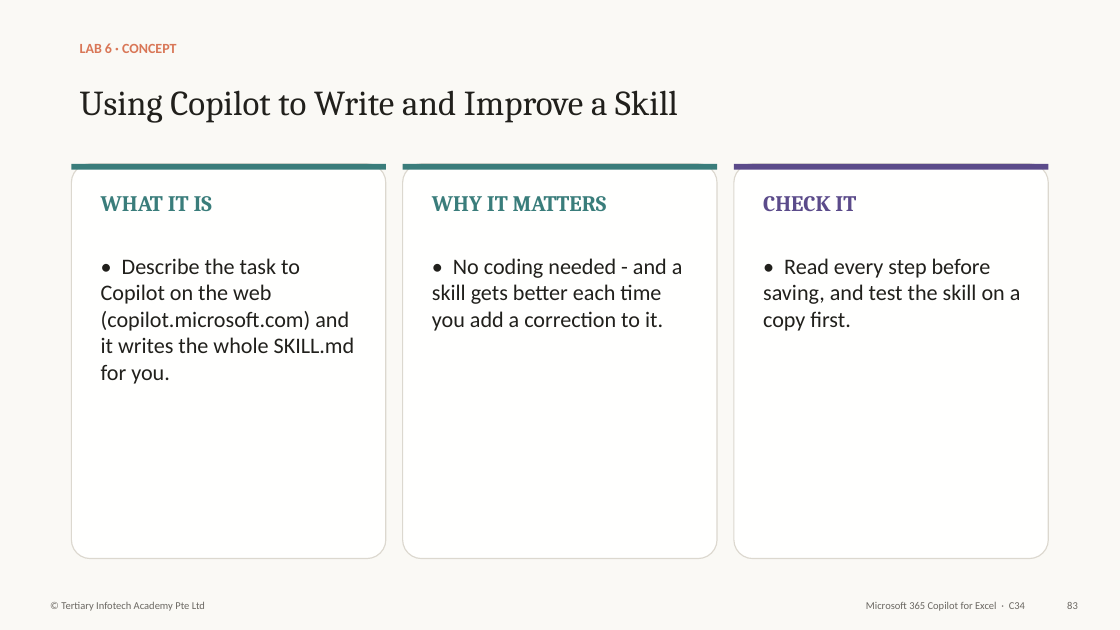
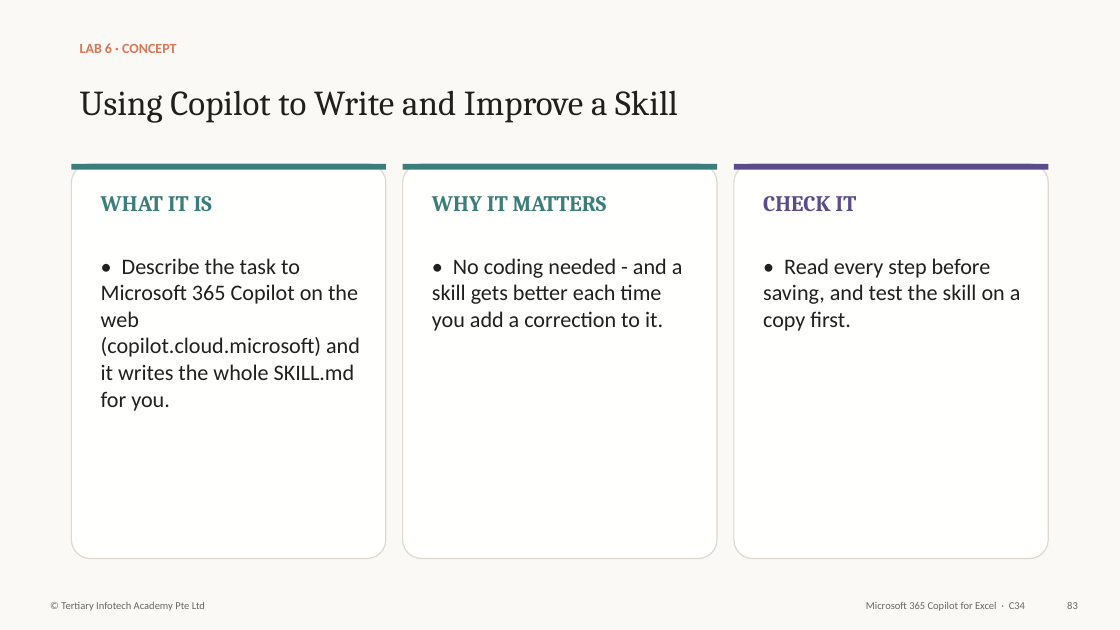
Before and after one commit to tertiarycourses/C34-Microsoft-365-Copilot-for-Excel, a slide deck: slide 84 of courseware/Microsoft 365 Copilot for Excel-v3.1.pptx. Drawn at 1120x630 pixels with LibreOffice and Linux fonts; fonts in the diff are those of the drawing. Boxes give left, top, right and bottom in pixels: in the first picture for what was removed or moved away, otherwise in the second. Text is boxed around its words. In the diff, an @@ line names an element or a change of style, - is before the commit and + after.

```diff
--- a/courseware/Microsoft 365 Copilot for Excel-v3.1.pptx
+++ b/courseware/Microsoft 365 Copilot for Excel-v3.1.pptx
@@ text at [101,258,360,411]: text changed @@
-• Describe the task to Copilot on the web (copilot.microsoft.com) and it writes the whole SKILL.md for you.
+• Describe the task to Microsoft 365 Copilot on the web (copilot.cloud.microsoft) and it writes the whole SKILL.md for you.
```
Also in this commit, not shown: 2 other slides changed, 29 other files.
